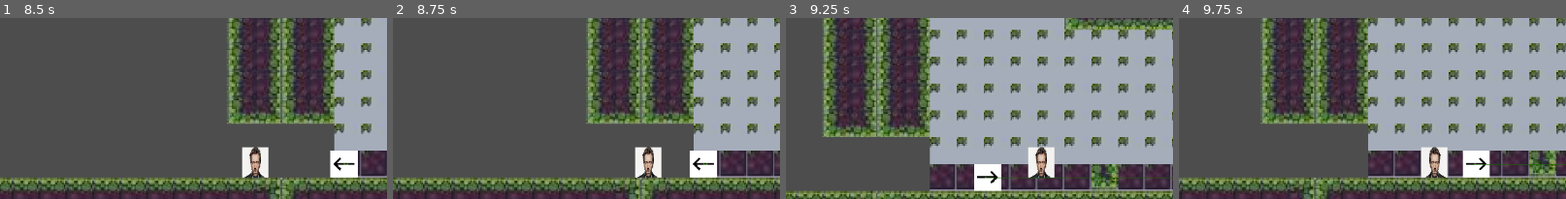
Above: before the commit, frames 1-4 (left to right).
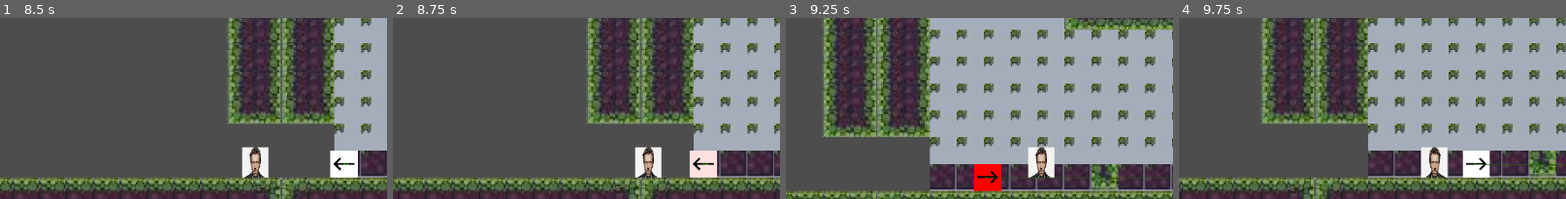
Above: after the commit, the same moments.

Repository: ConnerGordon/final-jam
Game: Godot game, scene res://folder base/mainscene.tscn
The game is run twice, just before and just after one commit, with the same random seed, the same clock (stepped at 60 frames per second) and the same inputs.
Inputs (mouse positions are % of the whole screen's width and height, from its top left):
- Up to frame 1 (8.5 s): move the mouse to (72, 54) at 0.52 s; hold D (moveright) 0.53-2.03 s; tap Shift (dash) at 0.6, 1.55, 2.85, 4.55, 5.1, 6.05, 7.35 s; tap Space (jump) at 0.77, 1.52, 3.02, 3.77, 4.52, 6.02, 6.77, 7.52 s; click (72, 54) at 0.8 s; move the mouse to (30, 66) at 1.27 s; click (30, 66) at 1.35 s; move the mouse to (60, 34) at 2.02 s; hold A (moveleft) 2.03-2.78 s; hold S (FALL) 2.03-2.78 s; click (60, 34) at 2.3 s; move the mouse to (45, 84) at 2.77 s; hold D (moveright) 2.78-4.28 s; move the mouse to (80, 78) at 3.52 s; hold W (lookup) 3.53-4.28 s; click (80, 78) at 3.8 s; move the mouse to (20, 42) at 4.27 s; hold A (moveleft) 4.28-5.03 s; click (20, 42) at 4.35 s; move the mouse to (55, 60) at 5.02 s; hold D (moveright) 5.03-5.78 s; click (55, 60) at 5.3 s; move the mouse to (35, 30) at 5.77 s; hold A (moveleft) 5.78-7.28 s; click (35, 30) at 5.85 s; move the mouse to (72, 54) at 6.52 s; hold S (FALL) 6.53-7.28 s; click (72, 54) at 6.8 s; move the mouse to (30, 66) at 7.27 s; hold D (moveright) from 7.28 s (still down); move the mouse to (60, 34) at 8.02 s; hold W (lookup) from 8.03 s (still down); click (60, 34) at 8.3 s
- Up to frame 2 (8.75 s): keep holding D (moveright); keep holding W (lookup)
- Up to frame 3 (9.25 s): keep holding D (moveright); move the mouse to (45, 84) at 8.77 s; release W (lookup) at 8.78 s; click (45, 84) at 8.85 s; tap Space (jump) at 9.02 s; tap Shift (dash) at 9.05 s
- Up to frame 4 (9.75 s): move the mouse to (80, 78) at 9.52 s; release D (moveright) at 9.53 s; hold A (moveleft) from 9.53 s (still down); tap Shift (dash) at 9.6 s
The pictures show only the part of the screen within x 17-67%, y 20-70%; the shares and areas given below are measured in that part.

Frame 1 is identical in both runs. In frame 2, 0.9% of the frame differs, in the area x 76-84%, y 73-89%; in frame 3, 1.0%, in the area x 48-56%, y 80-96%; in frame 4, nothing differs.

Commit message:
add sword sound and enemy hurt animation

Diff:
--- /dev/null
+++ b/audio_stream_player.tscn
@@ -0,0 +1,6 @@
+[gd_scene format=3 uid="uid://bydbqvjg5lbuo"]
+
+[ext_resource type="AudioStream" uid="uid://evkhw8guj8s7" path="res://newimports/sword_sfx.wav" id="1_g84o6"]
+
+[node name="AudioStreamPlayer" type="AudioStreamPlayer" unique_id=30865426]
+stream = ExtResource("1_g84o6")
--- a/enemy/first_enemy.gd
+++ b/enemy/first_enemy.gd
@@ -7,6 +7,8 @@
 @onready var animated_sprite_2d: AnimatedSprite2D = $AnimatedSprite2D
 
 @onready var holdingtimer: Timer = $holdingtimer
+# reference the hurt animation player
+@onready var animation_player: AnimationPlayer = $AnimationPlayer
 
 var navigtimer := 10.0
 
--- a/enemy/husk.tscn
+++ b/enemy/husk.tscn
@@ -25,6 +25,42 @@
 
 [sub_resource type="CircleShape2D" id="CircleShape2D_0vvse"]
 radius = 1200.0
+
+[sub_resource type="Animation" id="Animation_0vvse"]
+length = 0.001
+tracks/0/type = "value"
+tracks/0/imported = false
+tracks/0/enabled = true
+tracks/0/path = NodePath(".:modulate")
+tracks/0/interp = 1
+tracks/0/loop_wrap = true
+tracks/0/keys = {
+"times": PackedFloat32Array(0),
+"transitions": PackedFloat32Array(1),
+"update": 0,
+"values": [Color(1, 1, 1, 1)]
+}
+
+[sub_resource type="Animation" id="Animation_wn8j1"]
+resource_name = "hurt"
+tracks/0/type = "value"
+tracks/0/imported = false
+tracks/0/enabled = true
+tracks/0/path = NodePath(".:modulate")
+tracks/0/interp = 1
+tracks/0/loop_wrap = true
+tracks/0/keys = {
+"times": PackedFloat32Array(0, 0.56666666, 1),
+"transitions": PackedFloat32Array(1, 1, 1),
+"update": 0,
+"values": [Color(1, 1, 1, 1), Color(1, 0, 0, 1), Color(1, 1, 1, 1)]
+}
+
+[sub_resource type="AnimationLibrary" id="AnimationLibrary_xrqu8"]
+_data = {
+&"RESET": SubResource("Animation_0vvse"),
+&"hurt": SubResource("Animation_wn8j1")
+}
 
 [node name="enemybase" type="CharacterBody2D" unique_id=658416861 groups=["enemy"]]
 top_level = true
@@ -102,6 +138,9 @@
 [node name="MeshInstance2D" type="CollisionShape2D" parent="test" unique_id=2035555589]
 shape = SubResource("CircleShape2D_0vvse")
 
+[node name="AnimationPlayer" type="AnimationPlayer" parent="." unique_id=1681735717]
+libraries/ = SubResource("AnimationLibrary_xrqu8")
+
 [connection signal="path_changed" from="NavigationAgent2D" to="." method="_on_navigation_agent_2d_path_changed"]
 [connection signal="target_reached" from="NavigationAgent2D" to="." method="destination_reach"]
 [connection signal="waypoint_reached" from="NavigationAgent2D" to="." method="_on_navigation_agent_2d_waypoint_reached"]
--- a/player/player.gd
+++ b/player/player.gd
@@ -218,6 +218,8 @@
 
 			if Input.is_action_just_pressed("swing") && attacktimer.is_stopped():
 				attacktimer.start()
+				# MAKES THE SWORD SOUND WHEN YOU SWING
+				audio_stream_player.play()
 				if Input.is_action_pressed("lookup"):
 					upwardhitbox.visible = true
 					upwardhitbox.monitoring = true
@@ -233,6 +235,8 @@
 			if dashtimer > dtb/20:
 				if Input.is_action_just_pressed("swing") && aircurrent == airbornstate.grounded:
 					current = state.dashattacking
+					# MAKES THE SWORD SOUND WHEN YOU SWING
+					audio_stream_player.play()
 
 		airbornstate.falling:
 			if Input.is_action_just_pressed("dash"):
@@ -260,6 +264,8 @@
 				attacktimer.start()
 				groundedswordbox.visible = true
 				groundedswordbox.monitoring = true
+				# MAKES THE SWORD SOUND WHEN YOU SWING
+				audio_stream_player.play()
 
 				if Input.is_action_pressed("lookup"):
 					upwardhitbox.visible = true
@@ -336,7 +342,7 @@
 	if g.is_in_group("enemy"):
 		g.velocity.x += sign(g.global_position.x - global_position.x) * 600
 		g.var_health -=20
-
+		g.animation_player.play("hurt") # plays the "hurt" animation for the enemy
 
 
 
--- a/project.godot
+++ b/project.godot
@@ -18,6 +18,7 @@
 [autoload]
 
 spawnscript="*uid://tofqe1wgrnvd"
+audio_stream_player="*uid://bydbqvjg5lbuo"
 
 [global_group]
 
--- /dev/null
+++ b/ui.tscn
@@ -0,0 +1,7 @@
+[gd_scene format=3 uid="uid://bc6a16r1ji1no"]
+
+[node name="UI" type="CanvasLayer" unique_id=615617690]
+
+[node name="VBoxContainer" type="VBoxContainer" parent="." unique_id=1897722910]
+offset_right = 40.0
+offset_bottom = 40.0
Not shown, added: newimports/sword_sfx.wav.import
Not shown, added: newimports/sword_sfx.wav
